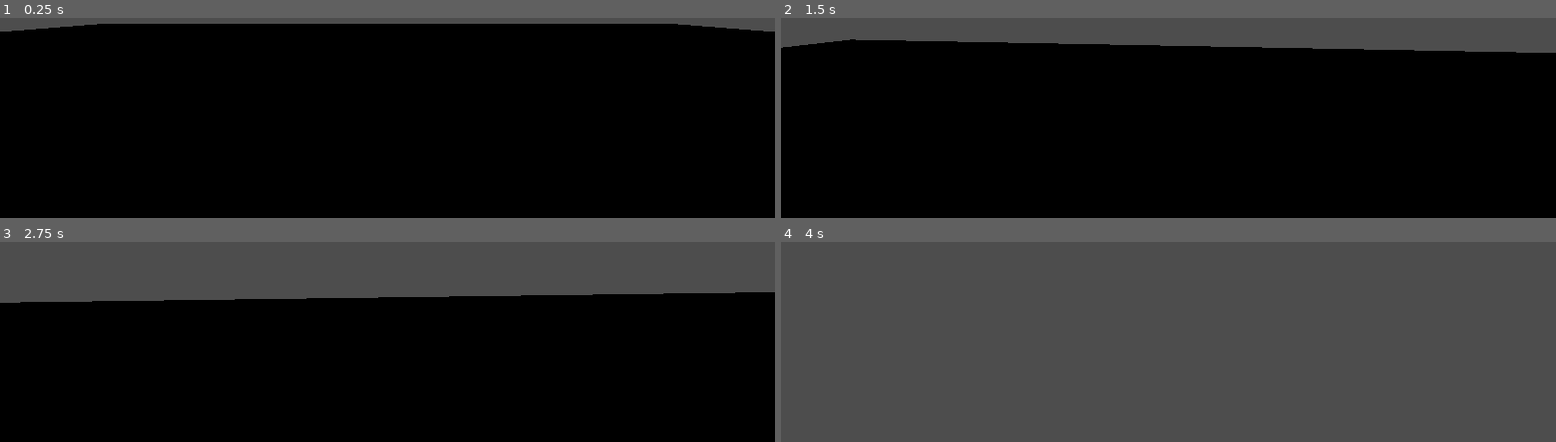
Above: before the commit, frames 1-4 (two rows, left to right).
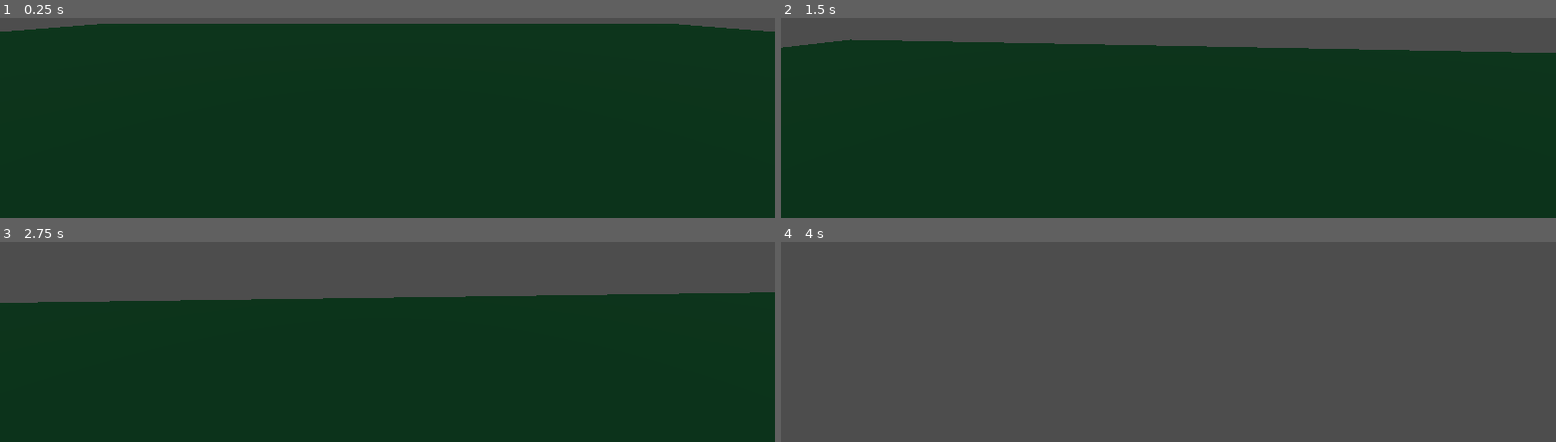
Above: after the commit, the same moments.

Repository: corkranspPA/APCSA-PostTerm2026
Game: Godot game, scene res://main.tscn
The game is run twice, just before and just after one commit, with the same random seed, the same clock (stepped at 60 frames per second) and the same inputs. Before the commit the project has no main scene; this scene is started directly in both runs.
Inputs (mouse positions are in pixels of both pictures, inside the frame that each line leads up to):
- Up to frame 1 (0.25 s): no input
- Up to frame 2 (1.5 s): tap Enter at 0.5 s; move the mouse to (outside the picture) at 0.52 s; hold W (move_forward) from 0.53 s (still down); tap Space (jump) at 0.77 s; move the mouse to (outside the picture) at 1.27 s
- Up to frame 3 (2.75 s): keep holding W (move_forward); tap Space (jump) at 1.52 s; move the mouse to (outside the picture) at 2.02 s
- Up to frame 4 (4 s): keep holding W (move_forward); move the mouse to (outside the picture) at 2.77 s; tap Space (jump) at 3.02, 3.77 s; move the mouse to (outside the picture) at 3.52 s

The runs differ from the first frame. In frame 1, 97% of the frame differs, in the area x 0-100%, y 2-100%; in frame 2, 86%; in frame 3, 72%; in frame 4, nothing differs.

Commit message:
Sunlight

Diff:
--- a/main.tscn
+++ b/main.tscn
@@ -1,6 +1,9 @@
 [gd_scene format=3 uid="uid://cqow47bch5ocs"]
 
 [ext_resource type="Script" uid="uid://b0gd8hrqpvtbb" path="res://player.gd" id="1_ig7tw"]
+
+[sub_resource type="BoxShape3D" id="BoxShape3D_0xm2m"]
+size = Vector3(1, 1.989502, 2.4863281)
 
 [sub_resource type="PlaneMesh" id="PlaneMesh_7dm0k"]
 size = Vector2(40, 40)
@@ -16,7 +19,17 @@
 
 [node name="DirectionalLight3D" type="DirectionalLight3D" parent="." unique_id=1345094640]
 
+[node name="wall" type="MeshInstance3D" parent="." unique_id=1979158723]
+
+[node name="StaticBody3D" type="StaticBody3D" parent="wall" unique_id=586450067]
+
+[node name="CollisionShape3D" type="CollisionShape3D" parent="wall/StaticBody3D" unique_id=1856738121]
+transform = Transform3D(1, 0, 0, 0, 1, 0, 0, 0, 1, 0, 1.0465059, -3.6337562)
+shape = SubResource("BoxShape3D_0xm2m")
+disabled = true
+
 [node name="Ground" type="MeshInstance3D" parent="." unique_id=1511768674]
+transform = Transform3D(1, 0, 0, 0, 1, 0, 0, 0, 1, 0.0075335503, 0.02169919, 0.022922158)
 mesh = SubResource("PlaneMesh_7dm0k")
 
 [node name="StaticBody3D" type="StaticBody3D" parent="Ground" unique_id=964121023]
@@ -37,3 +50,9 @@
 
 [node name="Camera3D" type="Camera3D" parent="Player/Head" unique_id=1413065017]
 current = true
+
+[node name="DirectionalLight3D2" type="DirectionalLight3D" parent="." unique_id=422222544]
+transform = Transform3D(1, 0, 0, 0, 0.90381384, 0.42792585, 0, -0.42792585, 0.90381384, 0.20638585, 6.812191, 9.304912)
+light_color = Color(0.12941177, 0.4, 0.23137255, 1)
+light_energy = 2.0
+shadow_enabled = true
--- a/project.godot
+++ b/project.godot
@@ -11,6 +11,7 @@
 [application]
 
 config/name="New Game Project"
+run/main_scene="uid://cqow47bch5ocs"
 config/features=PackedStringArray("4.6", "Forward Plus")
 config/icon="res://icon.svg"
 
